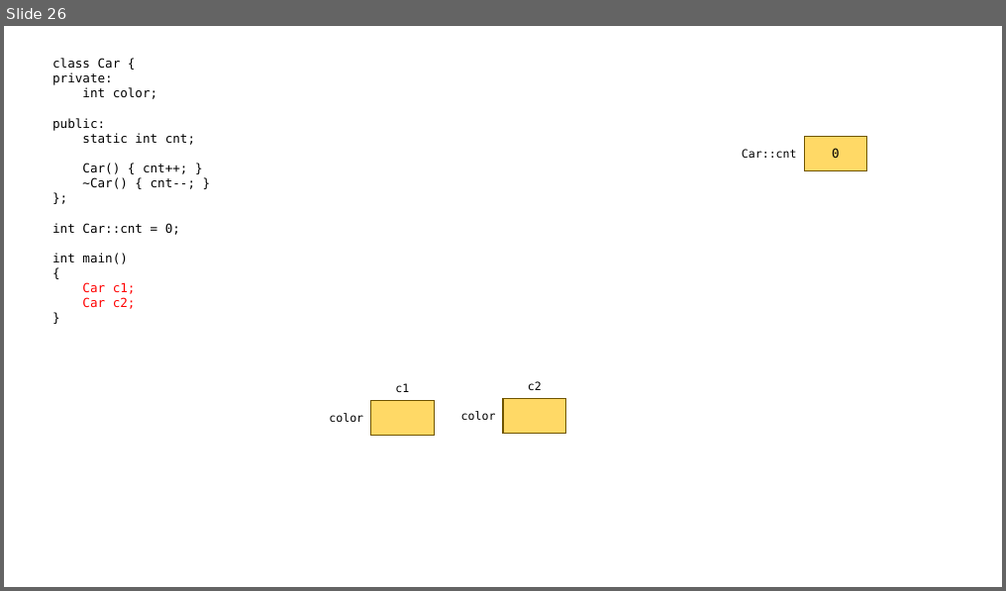
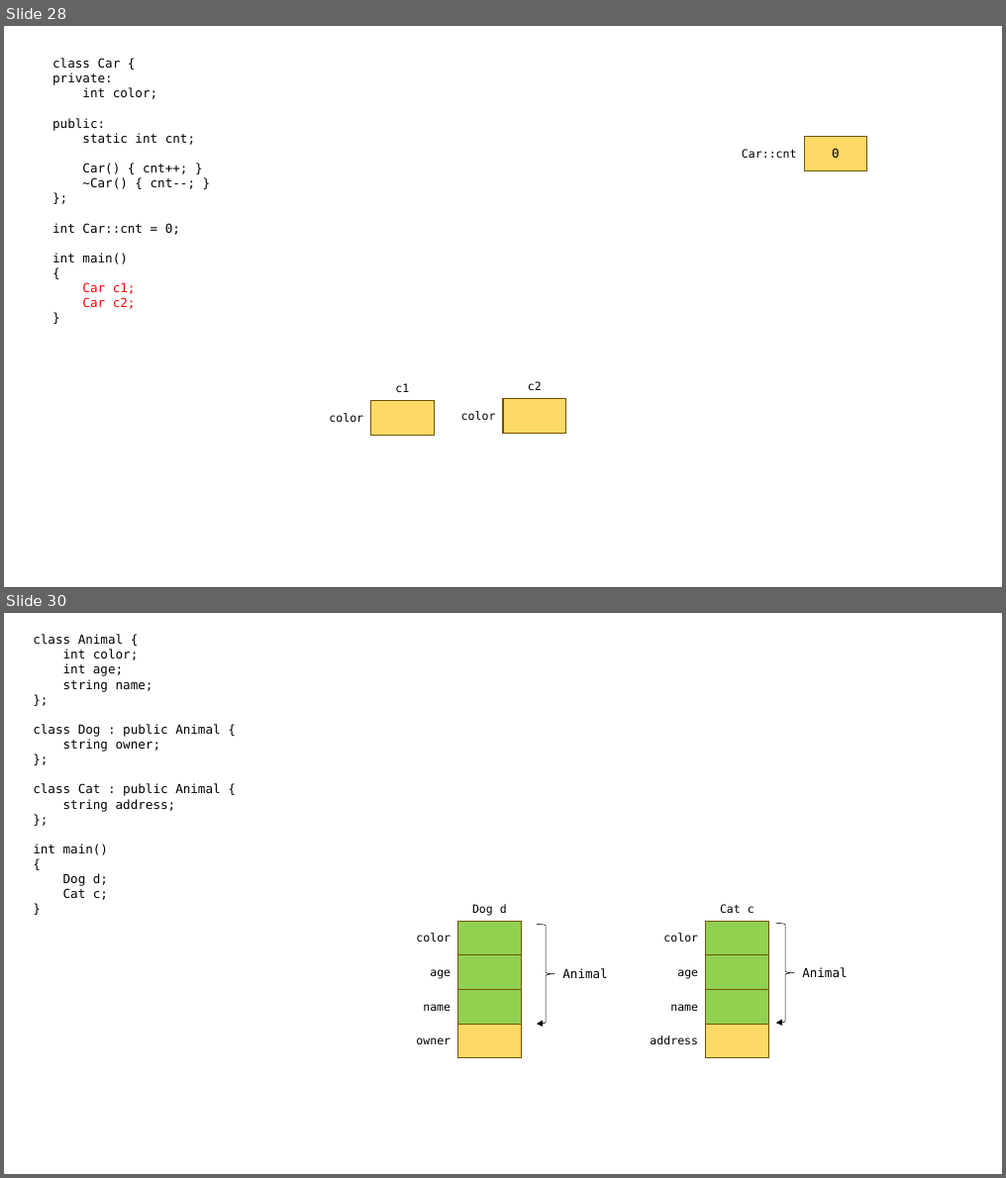
Before and after one commit to loopinf/hyundai_230612, a slide deck: 230612.pptx. Shown one above the other, each under a label of ours: slide 26 before the commit, slides 28 and 30 after it; the slides between them are not shown. The pictures are 1006x591 and 1006x1178 pixels, drawn with LibreOffice and Linux fonts; fonts in the diff are those of the drawing. Boxes give left, top, right and bottom in pixels: in the first picture for what was removed or moved away, otherwise in the second. Text is boxed around its words. In the diff, an @@ line names an element or a change of style, - is before the commit and + after.

```diff
--- a/230612.pptx
+++ b/230612.pptx
@@ slide 30 added at (x1=4, y1=613, x2=1002, y2=1174), background #FFFFFF @@
@@ text added at (x1=33, y1=634, x2=220, y2=900), 12 pt, text #000000 @@
+class Animal {
+int color;
+int age;
+string name;
+};
+class Dog : public Animal {
+string owner;
+};
+class Cat : public Animal {
+string address;
+};
+int main()
+{
+Dog d;
+Cat c;
+}
@@ text added at (x1=472, y1=904, x2=507, y2=915), 11 pt, text #000000 @@
+Dog d
@@ text added at (x1=720, y1=904, x2=754, y2=913), 11 pt, text #000000 @@
+Cat c
@@ text added at (x1=416, y1=933, x2=450, y2=942), 11 pt, text #000000 @@
+color
@@ rectangle added at (x1=458, y1=921, x2=522, y2=956), fill #92D050, outline #705400 1 pt @@
@@ right brace added at (x1=537, y1=925, x2=555, y2=1024), outline #000000 0.5 pt @@
@@ text added at (x1=663, y1=933, x2=698, y2=942), 11 pt, text #000000 @@
+color
@@ rectangle added at (x1=706, y1=921, x2=768, y2=956), fill #92D050, outline #705400 1 pt @@
@@ right brace added at (x1=776, y1=924, x2=795, y2=1023), outline #000000 0.5 pt @@
@@ rectangle added at (x1=458, y1=956, x2=522, y2=989), fill #92D050, outline #705400 1 pt @@
@@ text added at (x1=562, y1=968, x2=607, y2=978), 12 pt, text #000000 @@
+Animal
@@ rectangle added at (x1=706, y1=956, x2=768, y2=989), fill #92D050, outline #705400 1 pt @@
@@ text added at (x1=802, y1=967, x2=846, y2=977), 12 pt, text #000000 @@
+Animal
@@ text added at (x1=430, y1=969, x2=450, y2=979), 11 pt, text #000000 @@
+age
@@ rectangle added at (x1=458, y1=989, x2=522, y2=1024), fill #92D050, outline #705400 1 pt @@
@@ text added at (x1=677, y1=969, x2=698, y2=979), 11 pt, text #000000 @@
+age
@@ rectangle added at (x1=706, y1=989, x2=768, y2=1024), fill #92D050, outline #705400 1 pt @@
@@ text added at (x1=423, y1=1004, x2=450, y2=1011), 11 pt, text #000000 @@
+name
@@ rectangle added at (x1=458, y1=1024, x2=522, y2=1059), fill #FFD966, outline #705400 1 pt @@
@@ text added at (x1=670, y1=1004, x2=698, y2=1011), 11 pt, text #000000 @@
+name
@@ rectangle added at (x1=706, y1=1024, x2=768, y2=1059), fill #FFD966, outline #705400 1 pt @@
@@ text added at (x1=416, y1=1038, x2=450, y2=1045), 11 pt, text #000000 @@
+owner
@@ text added at (x1=649, y1=1036, x2=698, y2=1045), 11 pt, text #000000 @@
+address
@@ what was slide 26 is now slide 28 @@
```
Also in this commit, not shown: 1 slide changed, 3 other slides added, 1 other file.
